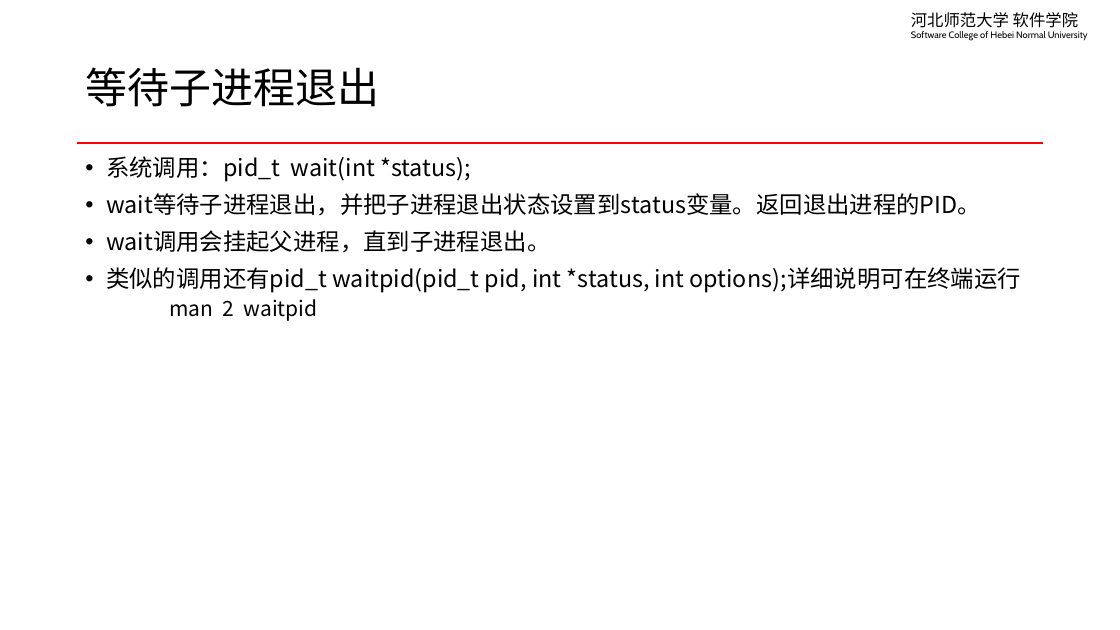
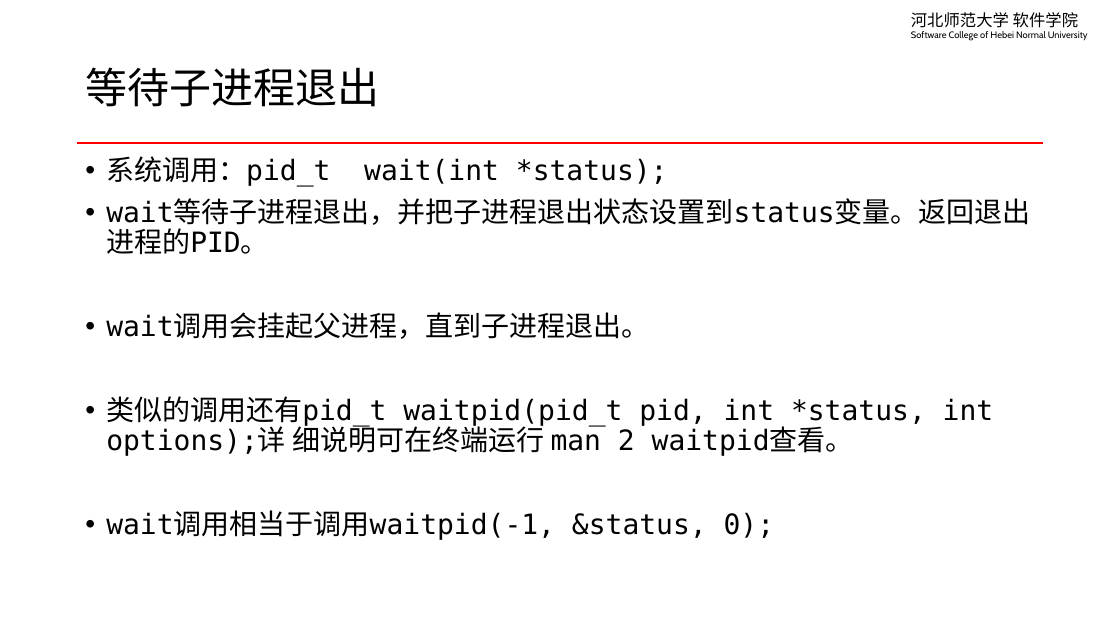
Before and after one commit to edu2act/course-linux-system, a slide deck: slide 5 of materials/slides/ch14-linux-system-programming.pptx. Drawn at 1120x630 pixels with LibreOffice and Linux fonts; fonts in the diff are those of the drawing. Boxes give left, top, right and bottom in pixels: in the first picture for what was removed or moved away, otherwise in the second. Text is boxed around its words. In the diff, an @@ line names an element or a change of style, - is before the commit and + after.

```diff
--- a/materials/slides/ch14-linux-system-programming.pptx
+++ b/materials/slides/ch14-linux-system-programming.pptx
@@ text at (106, 156, 1031, 339): size 20 to 24 pt, font Noto Sans CJK SC to DejaVu Sans Mono in "系统调用：pid_t wait(int *status);", "wait等待子进程退出，并把子进程退出状态设置到status变量。返回退出进程的PID。", "wait调用会挂起父进程，直到子进程退出。" @@
@@ text at (106, 396, 994, 540): text changed; size 20 to 24 pt; font Noto Sans CJK SC to DejaVu Sans Mono @@
-• 类似的调用还有pid_t waitpid(pid_t pid, int *status, int options);详细说明可在终端运行
-    man 2 waitpid
+• 类似的调用还有pid_t waitpid(pid_t pid, int *status, int options);详 细说明可在终端运行 man 2 waitpid查看。
+• wait调用相当于调用waitpid(-1, &status, 0);
```
Also in this commit, not shown: 4 other slides changed, 1 slide added, 4 slides removed, 9 other files.
